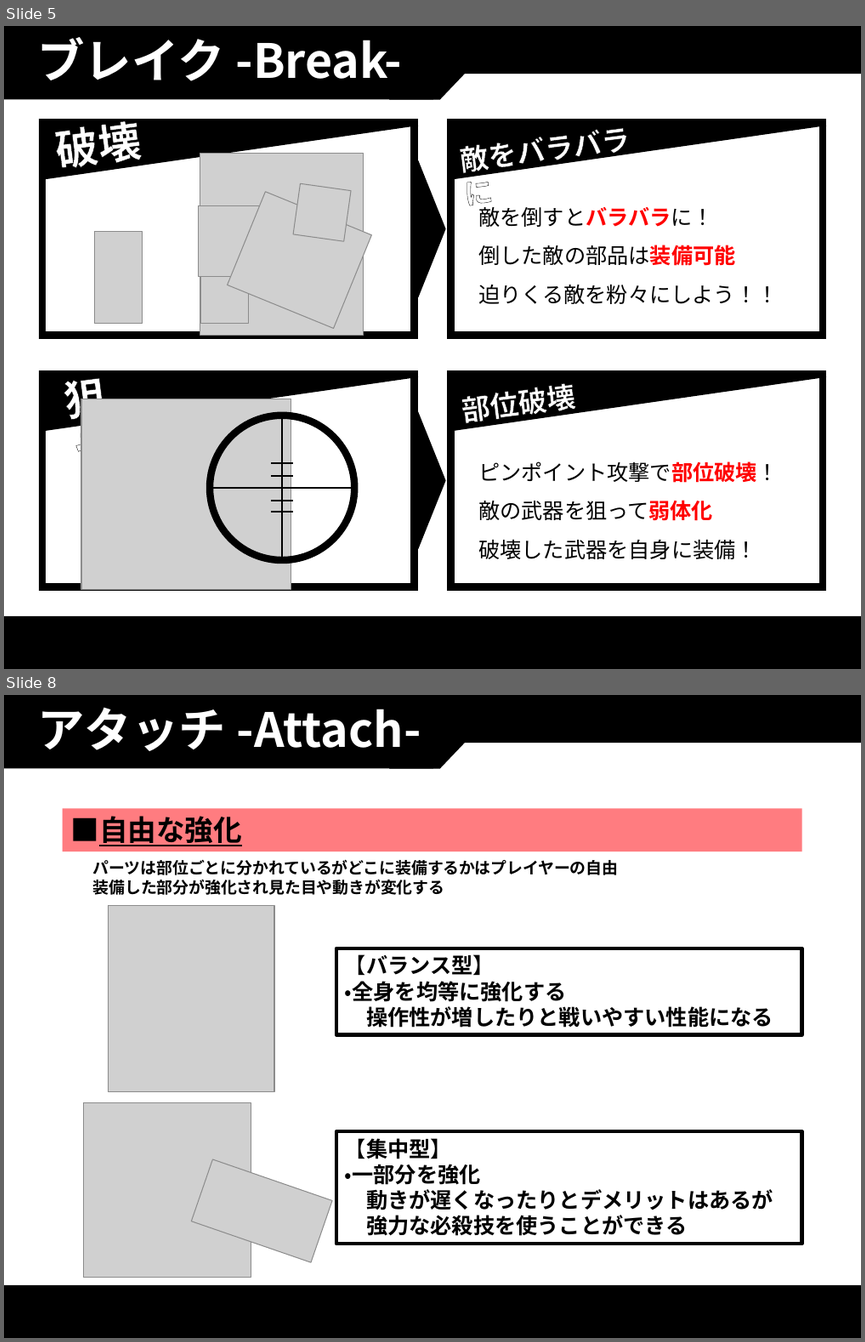
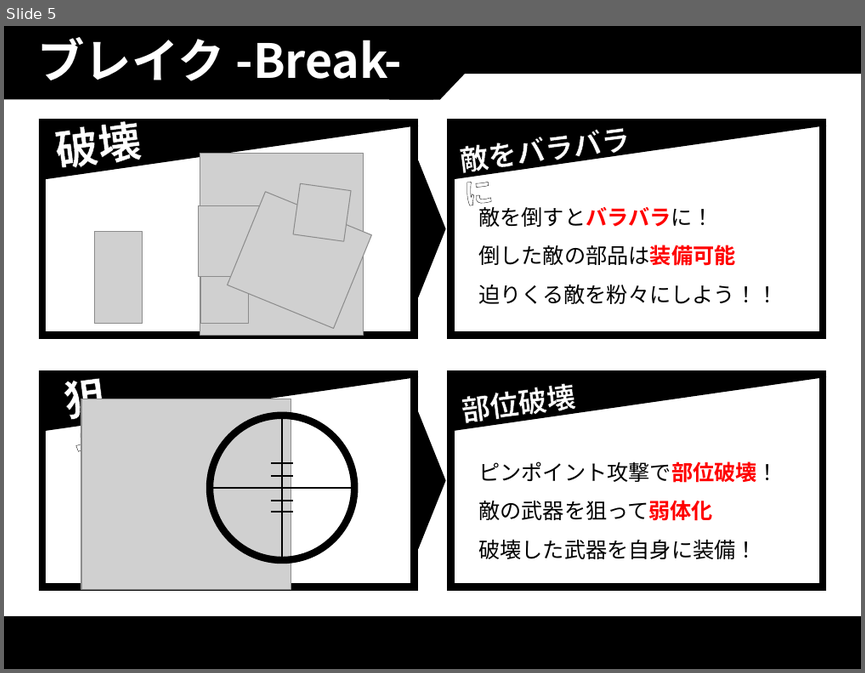
Before and after one commit to thi-bow/2017Team05, a slide deck: 企画/企画書/PurgeVer2.pptx. Shown one above the other, each under a label of ours: slides 5 and 8 before the commit, slide 5 after it; the slides between them are not shown. The pictures are 865x1342 and 865x673 pixels, drawn with LibreOffice and Linux fonts; fonts in the diff are those of the drawing; grey boxes stand for pictures. Boxes give left, top, right and bottom in pixels: in the first picture for what was removed or moved away, otherwise in the second. Text is boxed around its words. In the diff, an @@ line names an element or a change of style, - is before the commit and + after.

```diff
--- a/企画/企画書/PurgeVer2.pptx
+++ b/企画/企画書/PurgeVer2.pptx
@@ slide 8 removed at [4,695,861,1338], background #FFFFFF; not listed: 4 template elements that a slide beside it also shows @@
@@ title removed at [38,707,421,751] @@
-アタッチ -Attach-
@@ rectangle removed at [63,808,801,851] @@
-■自由な強化
@@ text removed at [93,860,619,895] @@
-パーツは部位ごとに分かれているがどこに装備するかはプレイヤーの自由
-装備した部分が強化され見た目や動きが変化する
@@ picture removed at [108,905,274,1091] @@
@@ rectangle removed at [336,947,801,1034] @@
-【バランス型】
-・全身を均等に強化する
-操作性が増したりと戦いやすい性能になる
@@ picture removed at [84,1103,250,1276] @@
@@ rectangle removed at [336,1131,801,1243] @@
-【集中型】
-・一部分を強化
-動きが遅くなったりとデメリットはあるが
-強力な必殺技を使うことができる
@@ picture removed at [191,1159,332,1262] @@
```
Also in this commit, not shown: 2 slides changed, 2 slides added, 2 other slides removed, 4 other files.
